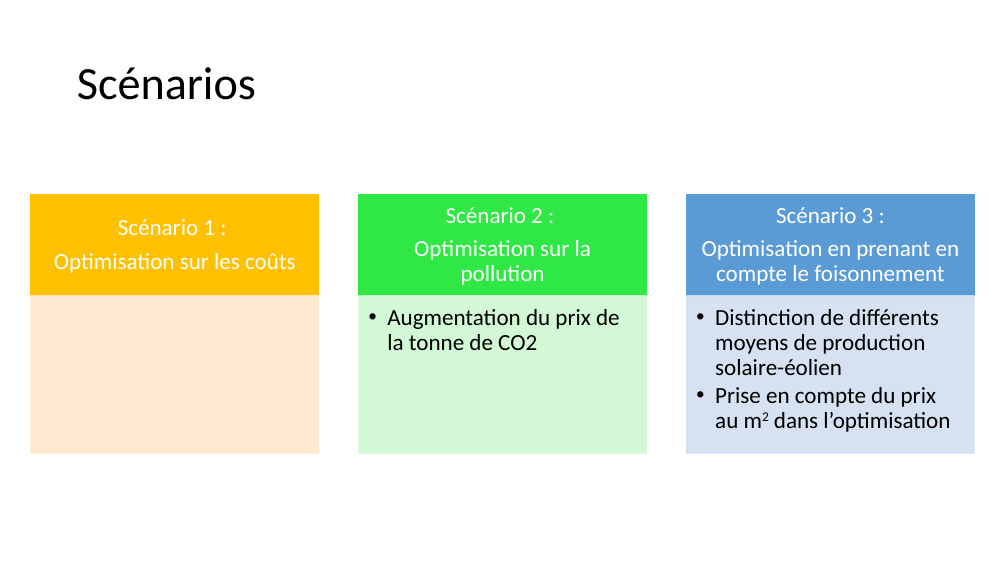
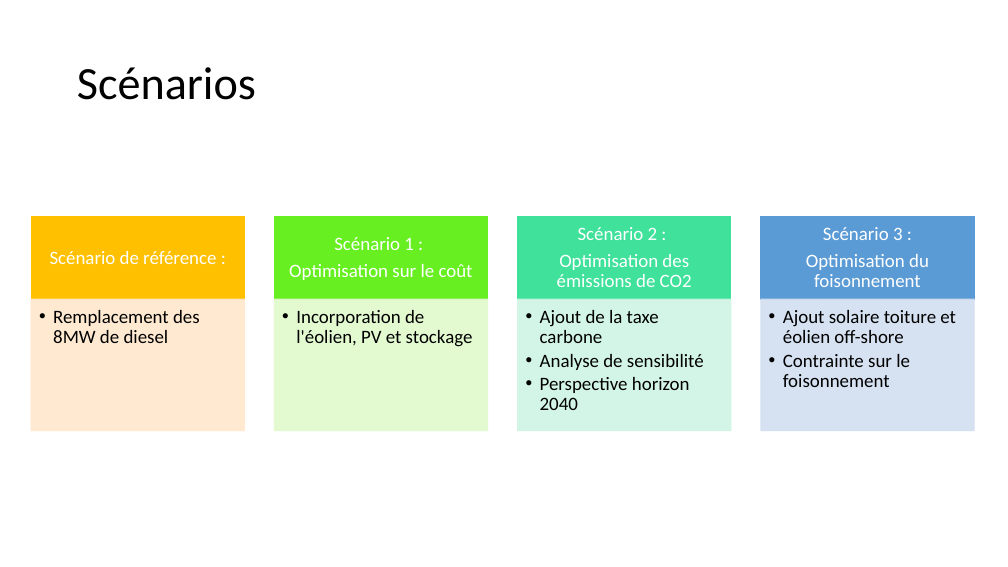
Before and after one commit to cledat/Projet-EA314, a slide deck: slide 4 of rapport.pptx (slide 6 before the commit). Drawn at 1008x567 pixels with LibreOffice and Linux fonts; fonts in the diff are those of the drawing. Boxes give left, top, right and bottom in pixels: in the first picture for what was removed or moved away, otherwise in the second. Text is boxed around its words. In the diff, an @@ line names an element or a change of style, - is before the commit and + after.

```diff
--- a/rapport.pptx
+++ b/rapport.pptx
@@ rectangle: place and size @@
-rectangle at <box>31,194,318,296</box>
+rectangle at <box>31,217,244,299</box>
@@ text "Scénario 1 :": place and size @@
-text "Scénario 1 :" at <box>54,219,296,273</box>
+text "Scénario 1 :" at <box>289,237,473,280</box>
@@ text at <box>334,237,414,250</box>: size 22 to 18 pt in "Scénario 1 :"; less space between paragraphs @@
@@ text "Scénario 2 :": place and size @@
-text "Scénario 2 :" at <box>414,207,591,285</box>
+text "Scénario 2 :" at <box>557,227,692,287</box>
@@ text at <box>578,227,658,240</box>: size 22 to 18 pt in "Scénario 2 :"; less space between paragraphs @@
@@ rectangle: place and size @@
-rectangle at <box>687,194,974,296</box>
+rectangle at <box>761,217,974,299</box>
@@ text "Scénario 3 :": place and size @@
-text "Scénario 3 :" at <box>702,207,960,285</box>
+text "Scénario 3 :" at <box>806,227,929,287</box>
@@ text at <box>823,227,903,240</box>: size 22 to 18 pt in "Scénario 3 :"; less space between paragraphs @@
@@ text at <box>289,264,473,280</box>: text changed; size 22 to 18 pt @@
-Optimisation sur les coûts
+Optimisation sur le coût
@@ text at <box>557,254,692,287</box>: text changed; size 22 to 18 pt @@
-Optimisation sur la pollution
+Optimisation des émissions de CO2
@@ text at <box>806,254,929,287</box>: text changed; size 22 to 18 pt @@
-Optimisation en prenant en compte le foisonnement
+Optimisation du foisonnement
@@ rectangle: place and size @@
-rectangle at <box>31,296,318,453</box>
+rectangle at <box>31,299,244,431</box>
@@ rectangle: place and size @@
-rectangle at <box>687,296,974,453</box>
+rectangle at <box>761,299,974,431</box>
@@ group removed at <box>359,194,950,453</box>: 2 rectangles, 2 texts @@
-  • Augmentation du prix de la tonne de CO2
-  • Distinction de différents moyens de production solaire-éolien
-  • Prise en compte du prix au m2 dans l’optimisation
@@ group added at <box>50,217,956,431</box>: 5 texts, 4 rectangles @@
+Scénario de référence :
+  • Remplacement des 8MW de diesel
+  • Incorporation de l'éolien, PV et stockage
+  • Ajout de la taxe carbone
+  • Analyse de sensibilité
+  • Perspective horizon 2040
+  • Ajout solaire toiture et éolien off-shore
+  • Contrainte sur le foisonnement
```
Also in this commit, not shown: 3 other slides changed, 6 slides added, 1 other file.
